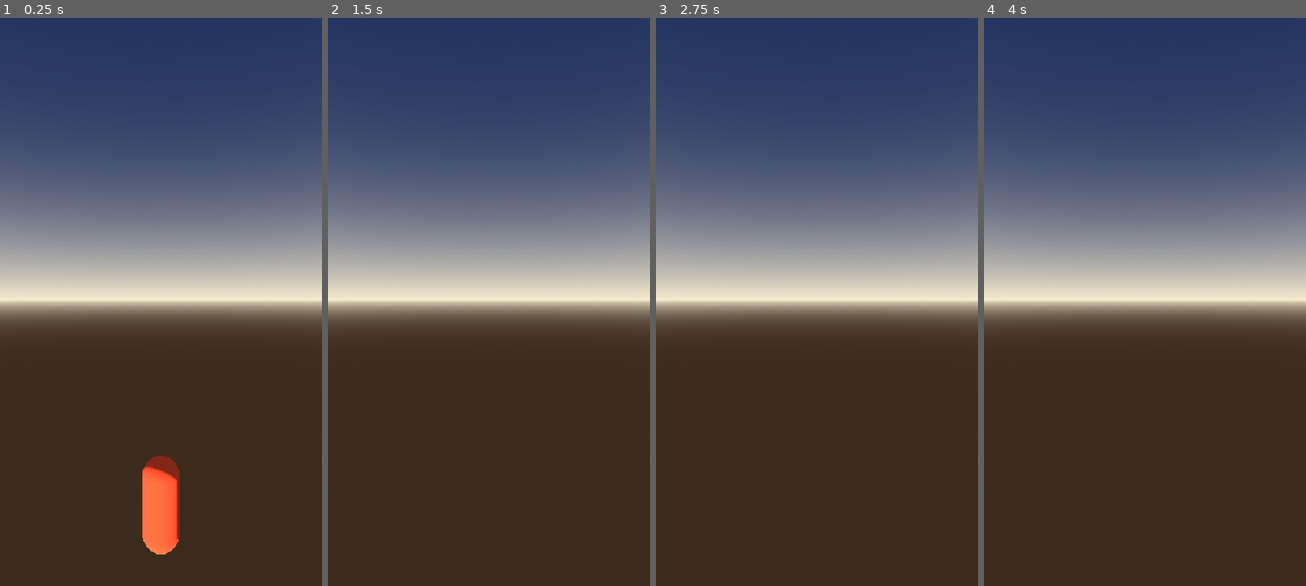
Above: before the commit, frames 1-4 (left to right).
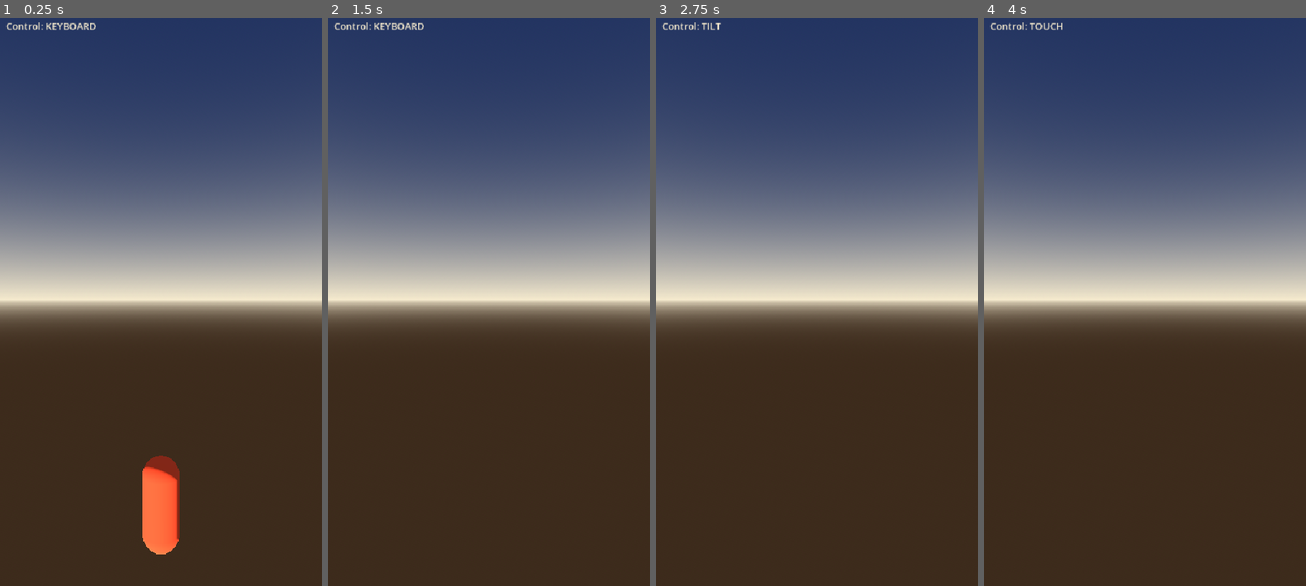
Above: after the commit, the same moments.

Repository: quvntvn/Hyperdive
Game: Godot game, scene res://scenes/game/main_game.tscn
Same seed, same stepped clock (60 frames per second), same inputs: the game is played once before the commit and once after it.
Inputs (mouse positions are in pixels of both pictures, inside the frame that each line leads up to):
- Up to frame 1 (0.25 s): no input
- Up to frame 2 (1.5 s): tap Enter at 0.5 s; move the mouse to (559, 273) at 0.52 s; hold D (move_right) 0.53-1.25 s; tap 1 at 0.6 s; click (559, 273) at 0.67 s; tap Space at 1.25 s; drag from (424, 330) to (472, 415) at 1.27 s
- Up to frame 3 (2.75 s): tap Enter at 2 s; move the mouse to (849, 171) at 2.02 s; hold D (move_right) from 2.03 s (still down); tap 3 at 2.1 s
- Up to frame 4 (4 s): release D (move_right) at 2.75 s; tap Space at 2.75 s; drag from (1128, 415) to (1048, 211) at 2.77 s; tap Enter at 3.5 s; move the mouse to (1241, 387) at 3.52 s; hold A (move_left) from 3.53 s (still down); tap 2 at 3.6 s

The runs differ from the first frame. In frame 1, 0.2% of the frame differs, in the area x 1-30%, y 0-3%; in frame 2, 0.2%; in frame 3, 0.1%; in frame 4, 0.2%.

Commit message:
feat(ui): debug HUD affichant le mode de contrôle actif + raccourcis 1/2/3 pour switcher
Co-Authored-By: Claude Sonnet 4.6 <noreply@anthropic.com>

Diff:
--- a/hyperdive/scenes/game/main_game.tscn
+++ b/hyperdive/scenes/game/main_game.tscn
@@ -1,7 +1,8 @@
-[gd_scene load_steps=6 format=3]
+[gd_scene load_steps=7 format=3]
 
 [ext_resource type="PackedScene" path="res://scenes/player/player.tscn" id="PlayerScene"]
 [ext_resource type="Script" path="res://scripts/gameplay/follow_camera.gd" id="FollowCameraScript"]
+[ext_resource type="PackedScene" path="res://scenes/ui/debug_hud.tscn" id="DebugHUDScene"]
 
 [sub_resource type="ProceduralSkyMaterial" id="ProceduralSkyMaterial_1"]
 sky_top_color = Color(0.122, 0.188, 0.369, 1)
@@ -37,3 +38,5 @@
 target = NodePath("../Player")
 
 [node name="Player" parent="." instance=ExtResource("PlayerScene")]
+
+[node name="DebugHUD" parent="." instance=ExtResource("DebugHUDScene")]
--- /dev/null
+++ b/hyperdive/scenes/ui/debug_hud.tscn
@@ -0,0 +1,12 @@
+[gd_scene load_steps=2 format=3]
+
+[ext_resource type="Script" path="res://scripts/ui/debug_hud.gd" id="DebugHUDScript"]
+
+[node name="DebugHUD" type="CanvasLayer"]
+
+[node name="Label" type="Label" parent="."]
+offset_left = 10.0
+offset_top = 10.0
+text = "Control: KEYBOARD"
+theme_override_colors/font_color = Color(0.957, 0.914, 0.804, 1)
+script = ExtResource("DebugHUDScript")
--- /dev/null
+++ b/hyperdive/scripts/ui/debug_hud.gd
@@ -0,0 +1,9 @@
+extends Label
+class_name DebugHUD
+
+func _ready() -> void:
+	Settings.control_mode_changed.connect(_on_control_mode_changed)
+	text = "Control: " + SettingsManager.ControlMode.keys()[Settings.control_mode]
+
+func _on_control_mode_changed(mode: SettingsManager.ControlMode) -> void:
+	text = "Control: " + SettingsManager.ControlMode.keys()[mode]
